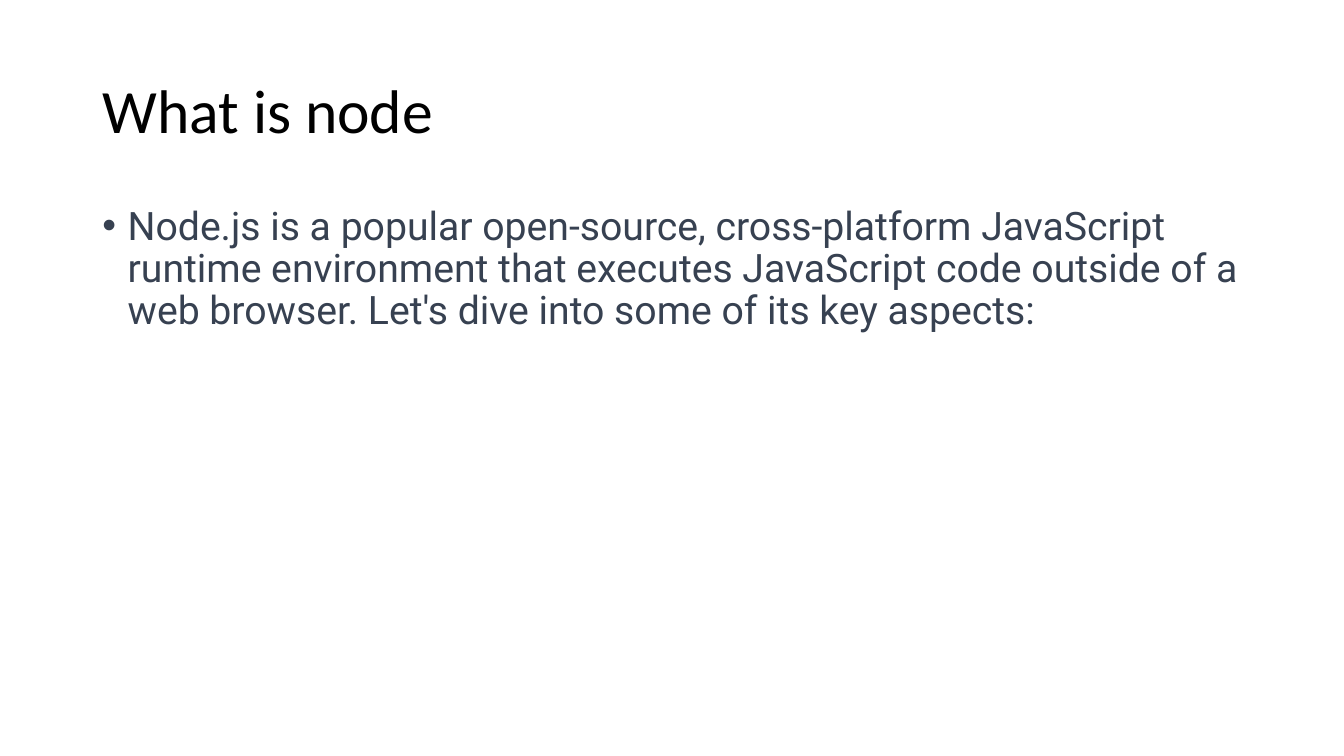
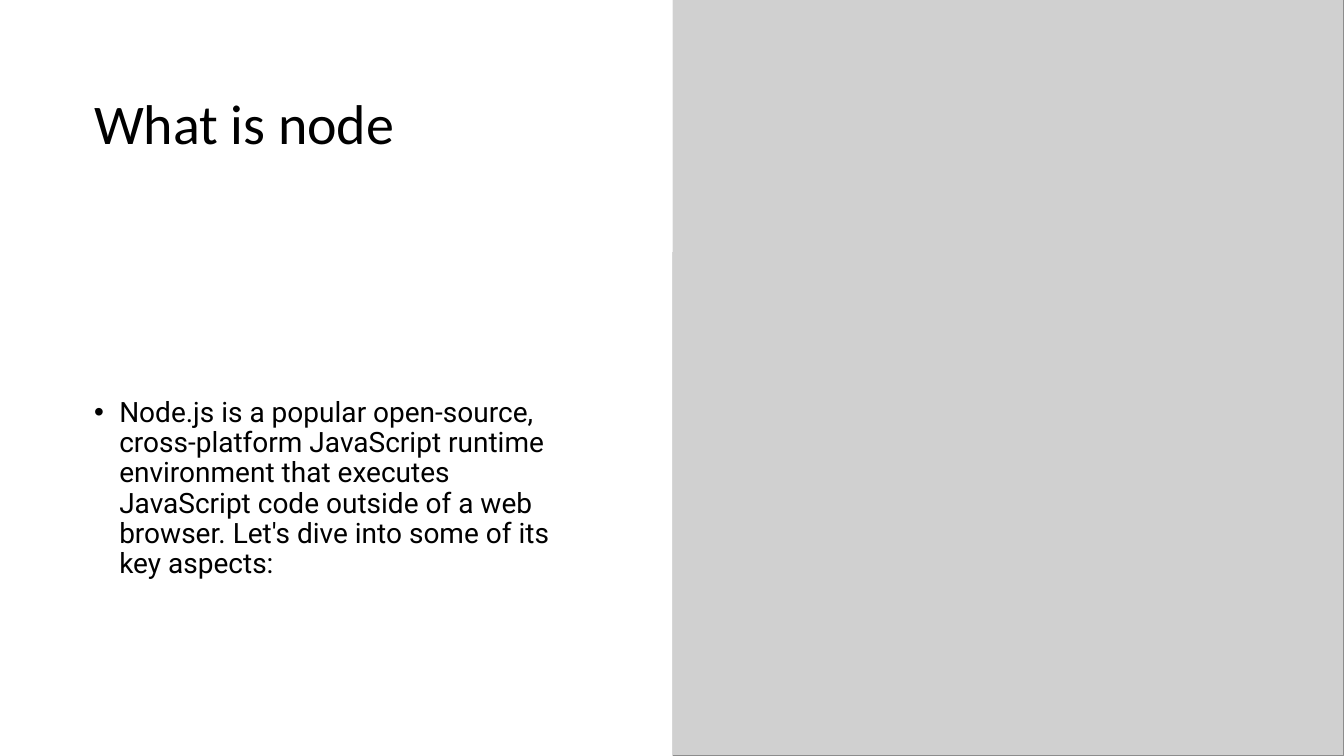
Before and after one commit to 1shaked/full-stack, a slide deck: slide 2 of 26ass/Node intro.pptx. Drawn at 1344x756 pixels with LibreOffice and Linux fonts; fonts in the diff are those of the drawing; grey boxes stand for pictures. Boxes give left, top, right and bottom in pixels: in the first picture for what was removed or moved away, otherwise in the second. Text is boxed around its words. In the diff, an @@ line names an element or a change of style, - is before the commit and + after.

```diff
--- a/26ass/Node intro.pptx
+++ b/26ass/Node intro.pptx
@@ rectangle added at [0,0,673,756], fill #FFFFFF @@
@@ rectangle added at [0,0,673,252], fill #FFFFFF @@
@@ picture added at [673,0,1344,756] @@
@@ title "What is node": place and size @@
-title "What is node" at [102,90,433,134]
+title "What is node" at [94,105,394,145]
@@ title "What is node" at [94,105,394,145]: size 44 to 40 pt @@
@@ text "Node.js is a popular open-source, ...": place and size @@
-text "Node.js is a popular open-source, ..." at [128,210,1237,333]
+text "Node.js is a popular open-source, ..." at [119,401,549,579]
@@ text "Node.js is a popular open-source, ..." at [119,401,549,579]: size 28 to 20 pt, text colour #374151 to #000000; vertical alignment top to middle @@
```
Also in this commit, not shown: 11 other slides changed, 19 slides added, 31 other files.
